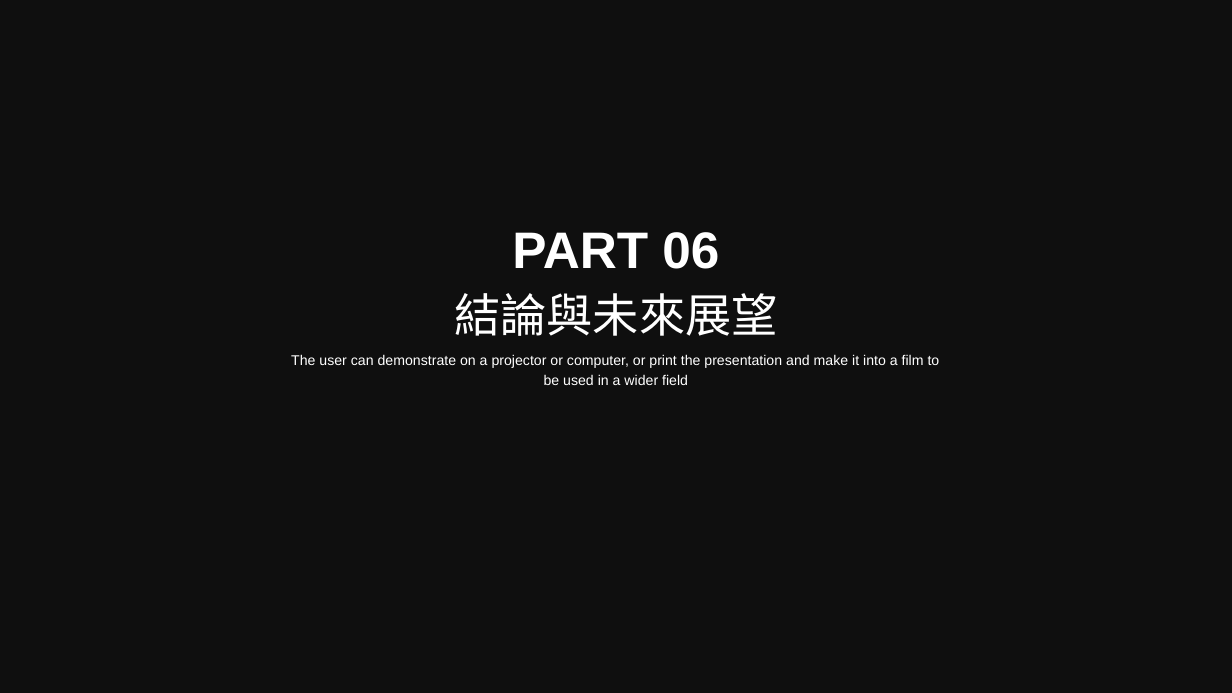
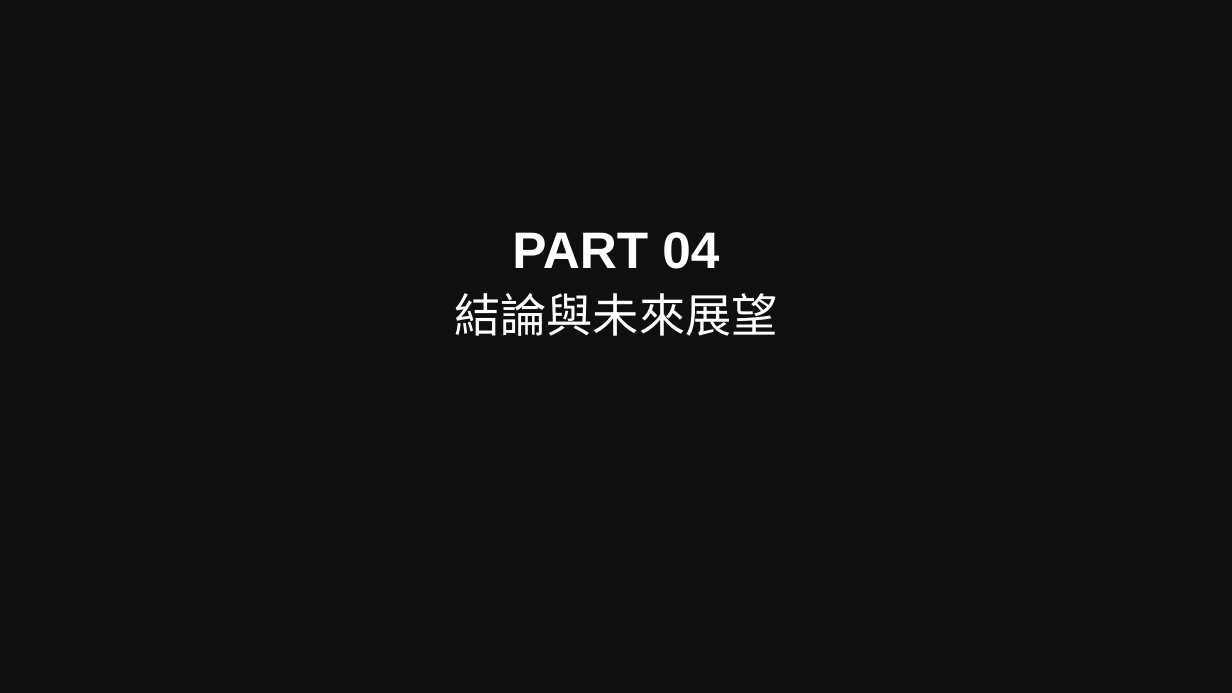
Before and after one commit to Sikako/hackthon, a slide deck: slide 11 of bigdata.pptx (slide 8 before the commit). Drawn at 1232x693 pixels with LibreOffice and Linux fonts; fonts in the diff are those of the drawing; background and template pictures are left out; a plain dark background stands for a picture behind light text. Boxes give left, top, right and bottom in pixels: in the first picture for what was removed or moved away, otherwise in the second. Text is boxed around its words. In the diff, an @@ line names an element or a change of style, - is before the commit and + after.

```diff
--- a/bigdata.pptx
+++ b/bigdata.pptx
@@ text at [512,232,719,269]: text changed @@
-PART 06
+PART 04
@@ text removed at [291,354,940,385] @@
-The user can demonstrate on a projector or computer, or print the presentation and make it into a film to be used in a wider field
```
Also in this commit, not shown: 9 other slides changed, 2 slides added, 17 slides removed, 3 other files.
